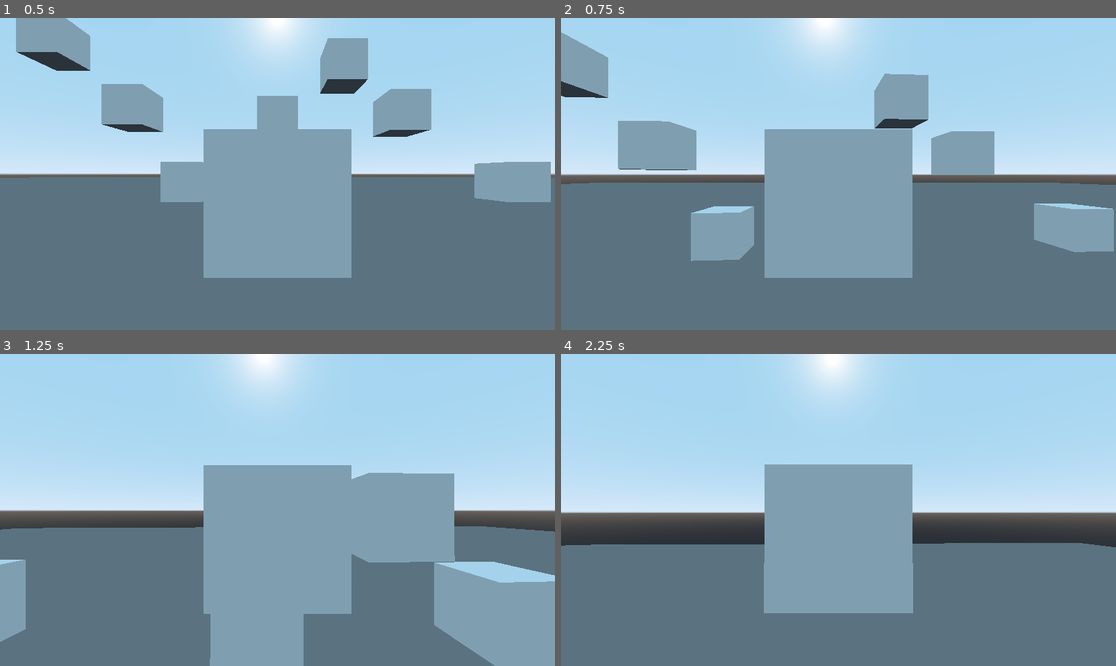
Above: before the commit, frames 1-4 (two rows, left to right).
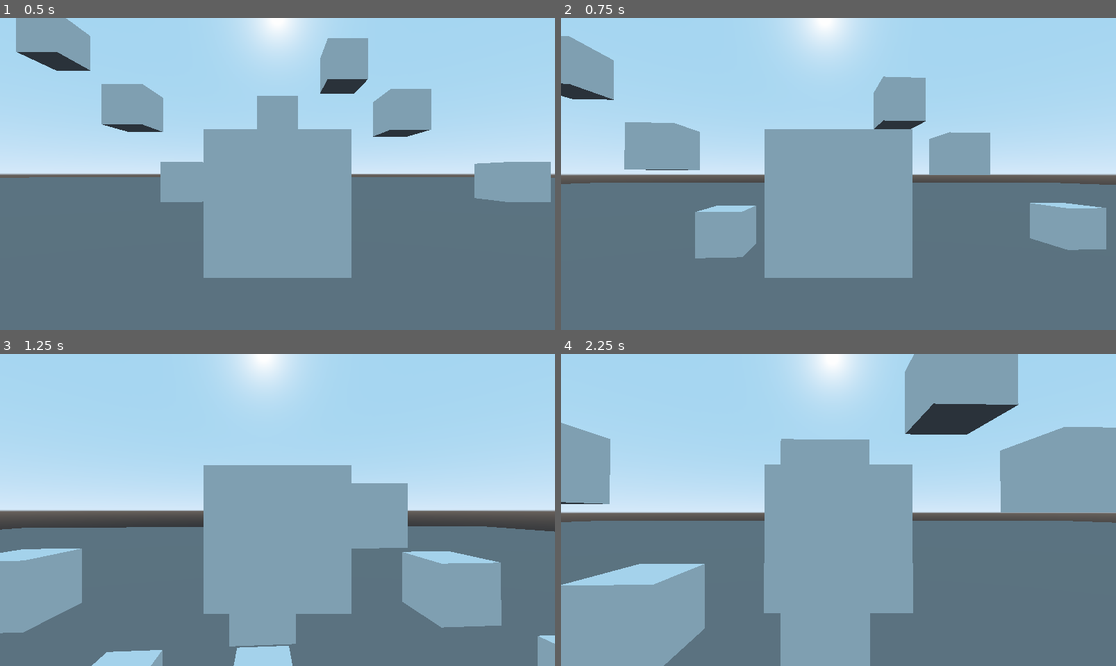
Above: after the commit, the same moments.

Repository: Truski/skipshift
Game: Godot game, scene res://TestScene/TestScene.tscn
The game is run twice, just before and just after one commit, with the same random seed, the same clock (stepped at 60 frames per second) and the same inputs.
Inputs (mouse positions are in pixels of both pictures, inside the frame that each line leads up to):
- Up to frame 1 (0.5 s): no input
- Up to frame 2 (0.75 s): tap Enter at 0.5 s; move the mouse to (866, 174) at 0.52 s; hold W from 0.53 s (still down); tap Space at 0.6 s
- Up to frame 3 (1.25 s): keep holding W; tap Space at 0.77, 1.07 s
- Up to frame 4 (2.25 s): keep holding W; move the mouse to (810, 510) at 1.27 s; tap Space at 1.35, 1.52, 1.82, 2.1 s; move the mouse to (849, 503) at 2.02 s

Frame 1 is identical in both runs. In frame 2, 1.5% of the frame differs, in the area x 0-100%, y 4-78%; in frame 3, 13%; in frame 4, 29%, in the area x 0-100%, y 0-100%.

Commit message:
Reduce acceleration mid-air

Diff:
--- a/Player/Controller.gd
+++ b/Player/Controller.gd
@@ -1,4 +1,7 @@
 extends Spatial
+
+const GROUND_ACCELERATION = 10
+const AIR_ACCELERATION = 1
 
 export(NodePath) var PlayerPath  = "" #You must specify this in the inspector!
 export(float) var MovementSpeed = 10
@@ -61,6 +64,7 @@
 				if not IsAirborne:
 					CurrentVerticalSpeed = Vector3(0,MaxJump,0)
 					IsAirborne = true
+					Acceleration = AIR_ACCELERATION
 	if event is InputEventKey and not event.pressed:
 		match event.scancode:
 			KEY_W:
@@ -92,6 +96,7 @@
 	if Player.is_on_floor() :
 		CurrentVerticalSpeed.y = 0
 		IsAirborne = false
+		Acceleration = GROUND_ACCELERATION
 
 	#Zoom
 	ActualZoom = lerp(ActualZoom, ZoomFactor, delta * ZoomSpeed)
